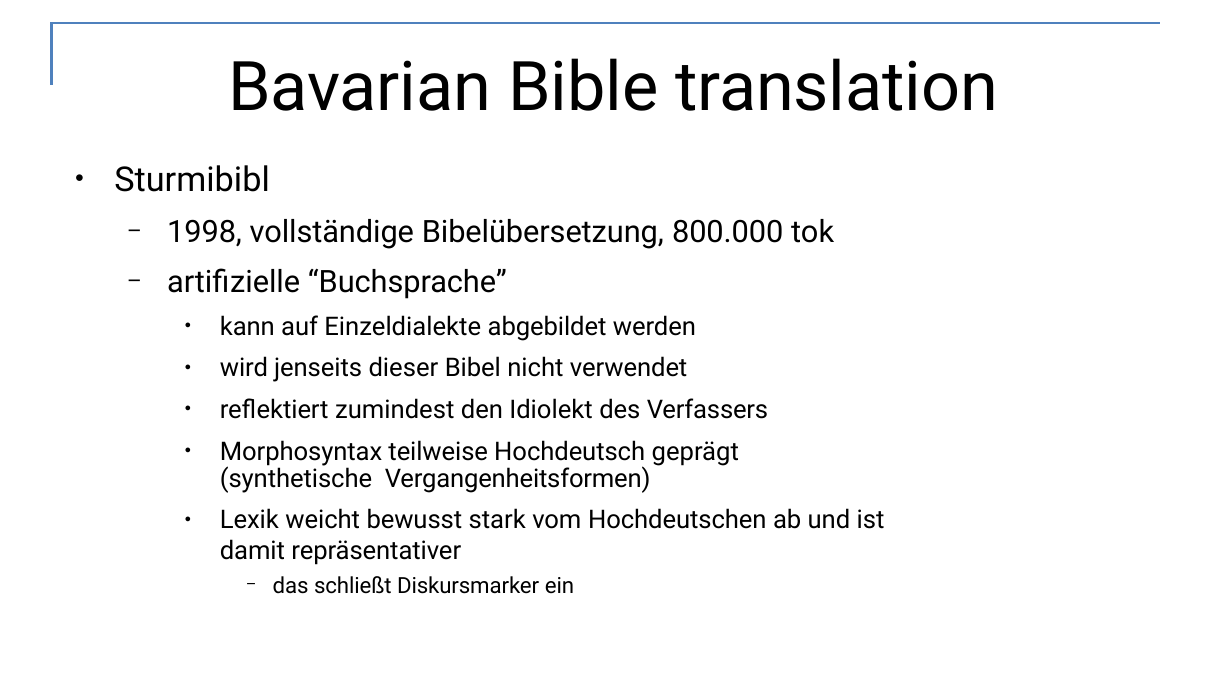
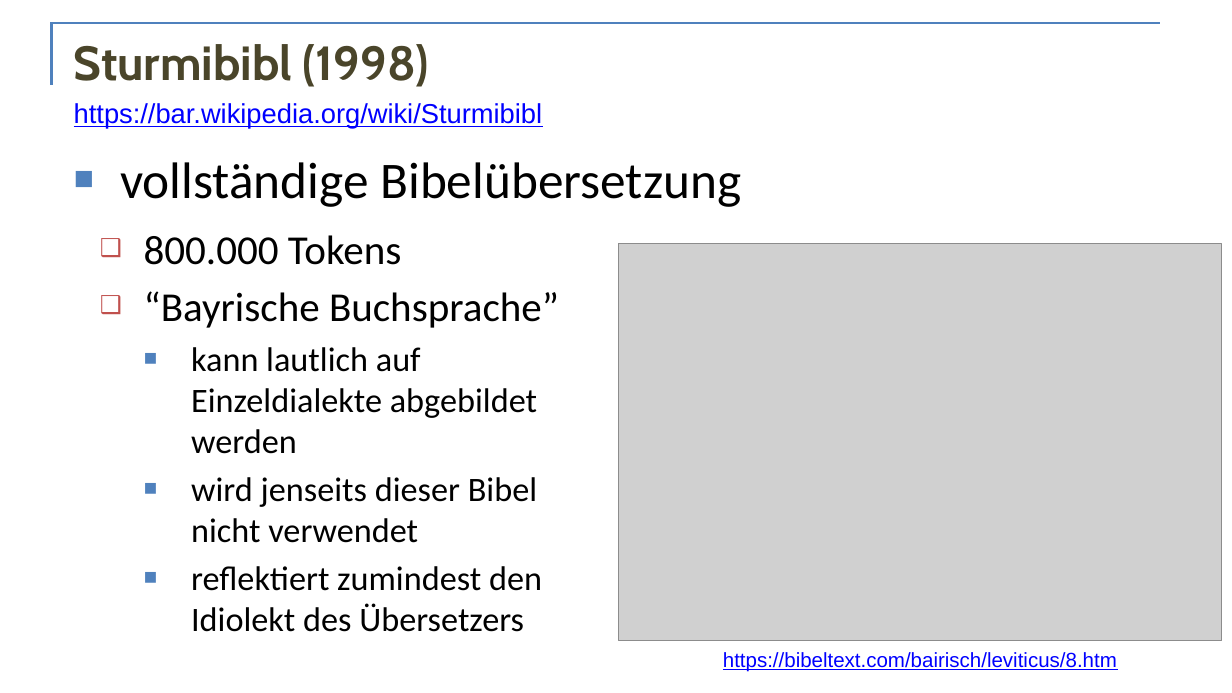
Before and after one commit to acoli-repo/rdf4discourse, a slide deck: slide 47 of doc/vortrag.pptx (slide 54 before the commit). Drawn at 1232x693 pixels with LibreOffice and Linux fonts; fonts in the diff are those of the drawing; grey boxes stand for pictures; background and template pictures are left out. Boxes give left, top, right and bottom in pixels: in the first picture for what was removed or moved away, otherwise in the second. Text is boxed around its words. In the diff, an @@ line names an element or a change of style, - is before the commit and + after.

```diff
--- a/doc/vortrag.pptx
+++ b/doc/vortrag.pptx
@@ title added at [74, 44, 429, 87], 28 pt, text #4A452A, bold @@
+Sturmibibl (1998)
@@ title removed at [228, 58, 998, 111] @@
-Bavarian Bible translation
@@ text added at [74, 103, 542, 128], 16 pt, text #0000FF, underline @@
+https://bar.wikipedia.org/wiki/Sturmibibl
@@ text added at [120, 162, 741, 207], 30 pt, text #000000 @@
+■ vollständige Bibelübersetzung
@@ text "800.000 Tokens": place and size @@
-text "800.000 Tokens" at [114, 165, 885, 565]
+text "800.000 Tokens" at [144, 235, 559, 632]
@@ text at [144, 235, 559, 454]: text changed; size 18 to 20 pt; font Roboto to Calibri @@
-● Sturmibibl
-  − 1998, vollständige Bibelübersetzung, 800.000 tok
-  − artifizielle “Buchsprache”
-    ● kann auf Einzeldialekte abgebildet werden
+  ❑ 800.000 Tokens
+  ❑ “Bayrische Buchsprache”
+    ■ kann lautlich auf Einzeldialekte abgebildet werden
@@ picture added at [618, 244, 1222, 641] @@
@@ text at [191, 477, 537, 543]: size 15 to 20 pt, font Roboto to Calibri in "wird jenseits dieser Bibel nicht verwendet"; letter spacing -0.1 to 0 pt in "wird jenseits Bibel verwendet"; bullet ● to ■; less space between paragraphs @@
@@ text at [191, 566, 542, 632]: text changed; size 15 to 20 pt; font Roboto to Calibri @@
-    ● reflektiert zumindest den Idiolekt des Verfassers
-    ● Morphosyntax teilweise Hochdeutsch geprägt (synthetische Vergangenheitsformen)
-    ● Lexik weicht bewusst stark vom Hochdeutschen ab und ist damit repräsentativer
-      − das schließt Diskursmarker ein
+    ■ reflektiert zumindest den Idiolekt des Übersetzers
@@ text added at [723, 652, 1117, 672], 12 pt, text #0000FF, underline @@
+https://bibeltext.com/bairisch/leviticus/8.htm
```
Also in this commit, not shown: 27 other slides changed, 28 slides added, 31 slides removed, 2 other files.
